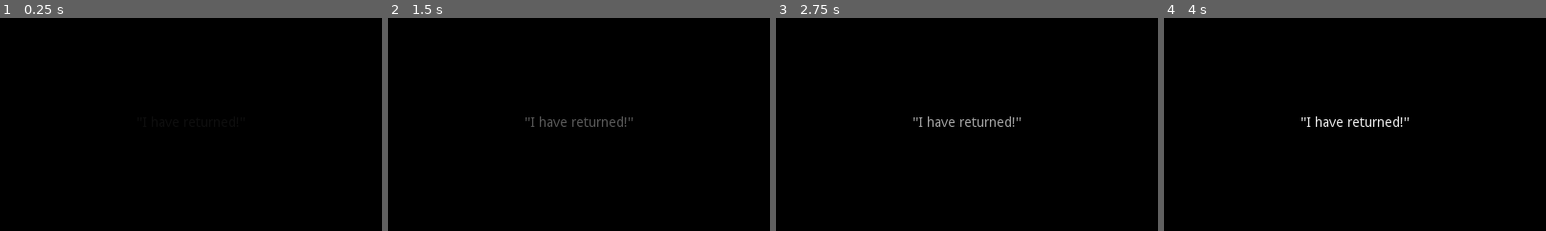
Above: before the commit, frames 1-4 (left to right).
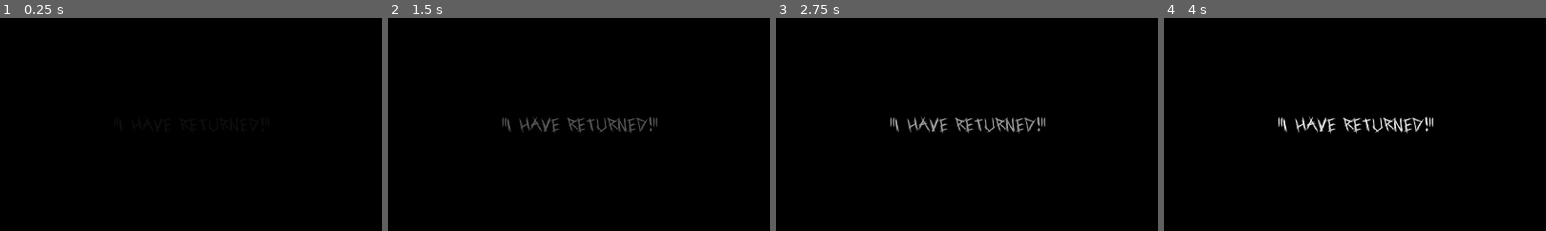
Above: after the commit, the same moments.

Repository: Academia-Team/Academia-Fall-of-the-Citadel
Game: Godot game, scene res://scene/intro.tscn
Same seed, same stepped clock (60 frames per second), same inputs: the game is played once before the commit and once after it.
Inputs:
- Up to frame 1 (0.25 s): no input
- Up to frame 2 (1.5 s): tap Enter at 0.5 s; hold Right (move_right) 0.53-1.28 s; tap Space (action) at 0.6, 1.25 s; hold Down (move_down) from 1.28 s (still down); tap Ctrl (stay) at 1.35 s
- Up to frame 3 (2.75 s): tap Enter at 2 s; release Down (move_down) at 2.03 s; hold Right (move_right) from 2.03 s (still down); tap Space (action) at 2.1 s
- Up to frame 4 (4 s): tap Space (action) at 2.75, 3.6 s; release Right (move_right) at 2.78 s; hold Up (move_up) 2.78-3.53 s; tap Ctrl (stay) at 2.85 s; tap Enter at 3.5 s; hold Left (move_left) from 3.53 s (still down)
The pictures show only the part of the screen within x 25-75%, y 25-75%; the shares and areas given below are measured in that part.

The runs differ from the first frame. In frame 2, 1.1% of the frame differs, in the area x 29-71%, y 46-55%; in frame 3, 1.3%; in frame 4, 1.4%.

Commit message:
Replace default theme
The default font is now "HelpMe".

Diff:
--- a/project.godot
+++ b/project.godot
@@ -50,6 +50,7 @@
 [gui]
 
 common/drop_mouse_on_gui_input_disabled=true
+theme/custom="res://resource/default_theme.tres"
 
 [input]
 
--- /dev/null
+++ b/resource/default_theme.tres
@@ -0,0 +1,9 @@
+[gd_resource type="Theme" load_steps=3 format=2]
+
+[ext_resource path="res://asset/help_me/HelpMe.ttf" type="DynamicFontData" id=1]
+
+[sub_resource type="DynamicFont" id=1]
+font_data = ExtResource( 1 )
+
+[resource]
+default_font = SubResource( 1 )
